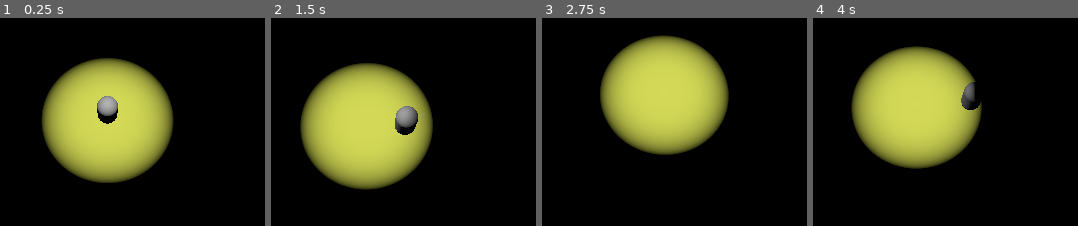
Above: before the commit, frames 1-4 (left to right).
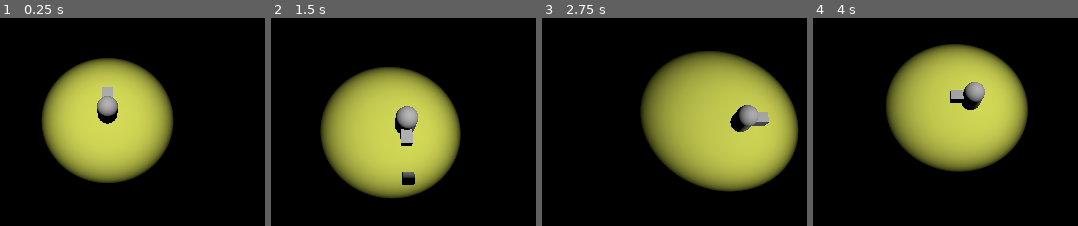
Above: after the commit, the same moments.

Repository: Shahriar-Kariman/Ipaddington
Game: Godot game, scene res://level_2.tscn
Same seed, same stepped clock (60 frames per second), same inputs: the game is played once before the commit and once after it. This scene is started directly instead of the project's main scene.
Inputs (mouse positions are in pixels of both pictures, inside the frame that each line leads up to):
- Up to frame 1 (0.25 s): no input
- Up to frame 2 (1.5 s): tap Enter at 0.5 s; move the mouse to (outside the picture) at 0.52 s; hold Right (move_right) 0.53-1.28 s; click (outside the picture) at 0.6 s; tap Space (jump) at 0.77 s; move the mouse to (outside the picture) at 1.27 s; hold Down (move_backwards) from 1.28 s (still down); click (outside the picture) at 1.35 s
- Up to frame 3 (2.75 s): tap Space (jump) at 1.52 s; move the mouse to (730, 38) at 2.02 s; release Down (move_backwards) at 2.03 s; hold Right (move_right) from 2.03 s (still down); tap Shift (move_run) at 2.1 s; click (730, 38) at 2.3 s
- Up to frame 4 (4 s): move the mouse to (outside the picture) at 2.77 s; release Right (move_right) at 2.78 s; hold Up (move_forward) 2.78-3.53 s; click (outside the picture) at 2.85 s; tap Space (jump) at 3.02, 3.77 s; move the mouse to (outside the picture) at 3.52 s; hold Left (move_left) from 3.53 s (still down); click (outside the picture) at 3.6 s

The runs differ from the first frame. In frame 1, 0.2% of the frame differs, in the area x 38-43%, y 33-38%; in frame 2, 23%; in frame 3, 37%, in the area x 21-97%, y 8-84%; in frame 4, 28%.

Commit message:
Added Projectiles

Diff:
--- a/Player.gd
+++ b/Player.gd
@@ -1,15 +1,15 @@
 extends CharacterBody3D
 
-
+@export var projectile: PackedScene
 var SPEED = 5.0
 const JUMP_VELOCITY = 4.5
+var bulletSpeed = 25
 
 # Get the gravity from the project settings to be synced with RigidBody nodes.
 var gravity = ProjectSettings.get_setting("physics/3d/default_gravity")
 
+func _physics_process(delta):
 
-func _physics_process(delta):
-	# Add the gravity.
 	if not is_on_floor():
 		velocity.y -= gravity * delta
 
@@ -20,15 +20,30 @@
 		SPEED = 10
 	if Input.is_action_just_released("move_run"):
 		SPEED = 5
+	if Input.is_action_just_pressed("gun_shoot"):
+		shoot()
 	# Get the input direction and handle the movement/deceleration.
 	# As good practice, you should replace UI actions with custom gameplay actions.
 	var input_dir = Input.get_vector("move_left", "move_right", "move_forward", "move_backwards")
 	var direction = (transform.basis * Vector3(input_dir.x, 0, input_dir.y)).normalized()
+
 	if direction:
 		velocity.x = direction.x * SPEED
 		velocity.z = direction.z * SPEED
 	else:
 		velocity.x = move_toward(velocity.x, 0, SPEED)
 		velocity.z = move_toward(velocity.z, 0, SPEED)
+	#func _physics_process(delta):
+	#...
 
+	if direction != Vector3.ZERO:
+		direction = direction.normalized()
+		# Setting the basis property will affect the rotation of the node.
+		$pivot.basis = Basis.looking_at(direction)
 	move_and_slide()
+
+func shoot():
+	var bullet = projectile.instantiate()
+	add_sibling(bullet)
+	bullet.position = position
+	bullet.rotation = $pivot.rotation
--- /dev/null
+++ b/gun.gd
@@ -0,0 +1,11 @@
+extends Node3D
+
+
+# Called when the node enters the scene tree for the first time.
+func _ready():
+	pass # Replace with function body.
+
+
+# Called every frame. 'delta' is the elapsed time since the previous frame.
+func _process(delta):
+	pass
--- a/gun.tscn
+++ b/gun.tscn
@@ -1,7 +1,7 @@
 [gd_scene load_steps=2 format=3 uid="uid://bhcf02xwag1dh"]
 
 [sub_resource type="BoxMesh" id="BoxMesh_jd2in"]
-size = Vector3(1, 0.5, 0.5)
+size = Vector3(0.5, 0.5, 1)
 
 [node name="Gun" type="Node3D"]
 
--- a/level_2.tscn
+++ b/level_2.tscn
@@ -51,7 +51,7 @@
 script/source = "extends SpotLight3D
 
 #lower values makes the spotlight follow the player more precisely overhead
-var followOverhead = 2
+var followOverhead = 0.7
 @export var player: CharacterBody3D
 
 # Called when the node enters the scene tree for the first time.
@@ -61,8 +61,8 @@
 # Called every frame. 'delta' is the elapsed time since the previous frame.
 func _process(delta):
 	position = Vector3(player.position.x/followOverhead,10,player.position.z/followOverhead)
-	if get_rotation_degrees().x != -90:
-		look_at(player.position)
+	#if get_rotation_degrees().x != -90:
+	look_at(player.position)
 "
 
 [node name="Level2" type="Node3D"]
--- a/player.tscn
+++ b/player.tscn
@@ -1,6 +1,8 @@
-[gd_scene load_steps=4 format=3 uid="uid://bggbrc0a5hlp"]
+[gd_scene load_steps=6 format=3 uid="uid://bggbrc0a5hlp"]
 
 [ext_resource type="Script" path="res://Player.gd" id="1_738oc"]
+[ext_resource type="PackedScene" uid="uid://bhcf02xwag1dh" path="res://gun.tscn" id="2_66mm8"]
+[ext_resource type="PackedScene" uid="uid://brr5dqw658l70" path="res://projectile.tscn" id="2_yxqvh"]
 
 [sub_resource type="CapsuleShape3D" id="CapsuleShape3D_kikha"]
 
@@ -8,8 +10,12 @@
 
 [node name="Player" type="CharacterBody3D" groups=["Player"]]
 script = ExtResource("1_738oc")
+projectile = ExtResource("2_yxqvh")
 
 [node name="pivot" type="Node3D" parent="."]
+
+[node name="Gun" parent="pivot" instance=ExtResource("2_66mm8")]
+transform = Transform3D(1, 0, 0, 0, 1, 0, 0, 0, 1, 0, 0, -0.6)
 
 [node name="CollisionShape3D" type="CollisionShape3D" parent="."]
 shape = SubResource("CapsuleShape3D_kikha")
--- a/project.godot
+++ b/project.godot
@@ -68,3 +68,4 @@
 3d_physics/layer_2="Border"
 3d_physics/layer_3="Player"
 3d_physics/layer_4="Enemy"
+3d_physics/layer_5="Bullet"
--- /dev/null
+++ b/projectile.gd
@@ -0,0 +1,13 @@
+extends Area3D
+var velocity = Vector3(1,0,1)
+var speed = 25
+
+
+# Called when the node enters the scene tree for the first time.
+func _ready():
+	pass
+
+
+# Called every frame. 'delta' is the elapsed time since the previous frame.
+func _process(delta):
+	position += transform.basis * Vector3(0,0,-speed)* delta
--- a/projectile.tscn
+++ b/projectile.tscn
@@ -1,7 +1,19 @@
-[gd_scene format=3 uid="uid://brr5dqw658l70"]
+[gd_scene load_steps=4 format=3 uid="uid://brr5dqw658l70"]
+
+[ext_resource type="Script" path="res://projectile.gd" id="1_xbt75"]
+
+[sub_resource type="BoxShape3D" id="BoxShape3D_1hxa8"]
+
+[sub_resource type="BoxMesh" id="BoxMesh_kdbfp"]
+size = Vector3(0.5, 0.5, 0.5)
 
 [node name="Projectile" type="Area3D"]
+collision_layer = 16
+collision_mask = 10
+script = ExtResource("1_xbt75")
 
 [node name="CollisionShape3D" type="CollisionShape3D" parent="."]
+shape = SubResource("BoxShape3D_1hxa8")
 
 [node name="MeshInstance3D" type="MeshInstance3D" parent="."]
+mesh = SubResource("BoxMesh_kdbfp")
